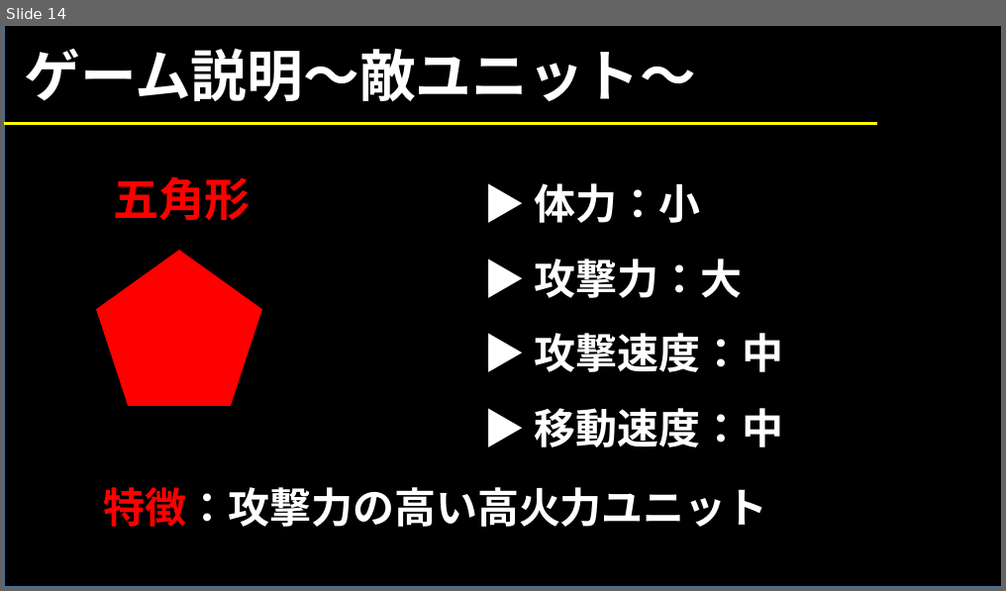
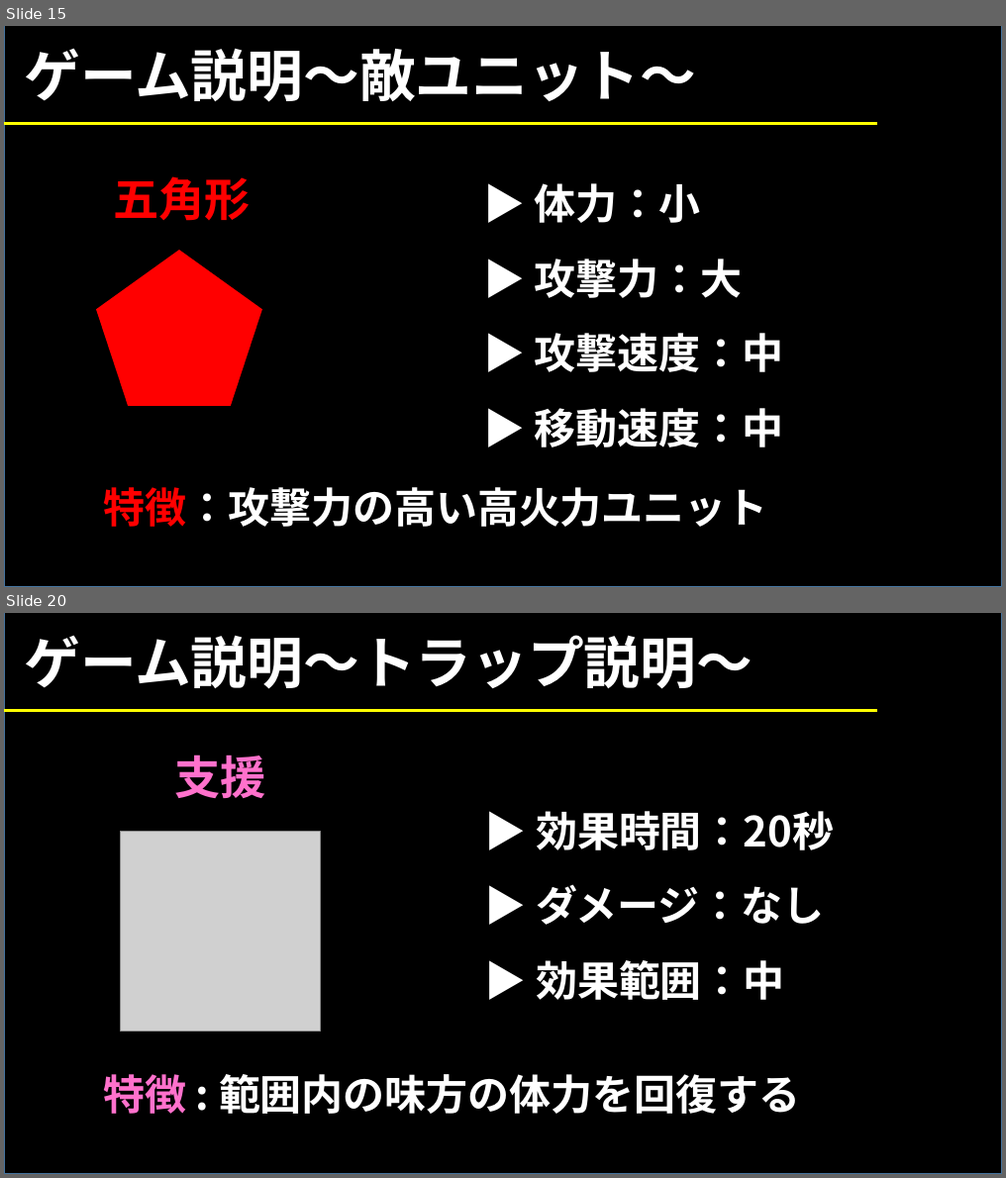
Before and after one commit to 1816023/AGS2021Summer, a slide deck: 仮.pptx. Shown one above the other, each under a label of ours: slide 14 before the commit, slides 15 and 20 after it; the slides between them are not shown. The pictures are 1006x591 and 1006x1178 pixels, drawn with LibreOffice and Linux fonts; fonts in the diff are those of the drawing; grey boxes stand for pictures. Boxes give left, top, right and bottom in pixels: in the first picture for what was removed or moved away, otherwise in the second. Text is boxed around its words. In the diff, an @@ line names an element or a change of style, - is before the commit and + after.

```diff
--- a/仮.pptx
+++ b/仮.pptx
@@ slide 20 added at (4, 613, 1002, 1174), background #FFFFFF @@
@@ rectangle added at (4, 613, 1002, 1174), fill #000000, outline #43739E 1 pt @@
@@ text added at (25, 635, 752, 689), 54 pt, text #FFFFFF, bold @@
+ゲーム説明～トラップ説明～
@@ line added from (4, 711) to (877, 711), #FFFF00 3 pt @@
@@ text added at (174, 755, 265, 798), 44 pt, text #FF71CC, bold @@
+支援
@@ text added at (536, 811, 834, 1000), 40 pt, text #FFFFFF, bold @@
+▶ 効果時間：20秒
+▶ ダメージ：なし
+▶ 効果範囲：中
@@ picture added at (120, 832, 320, 1032) @@
@@ text added at (103, 1074, 800, 1114), 40 pt, text #FFFFFF, bold @@
+特徴 : 範囲内の味方の体力を回復する
@@ what was slide 14 is now slide 15 @@
```
Also in this commit, not shown: 4 slides changed, 6 other slides added, 10 slides removed.
